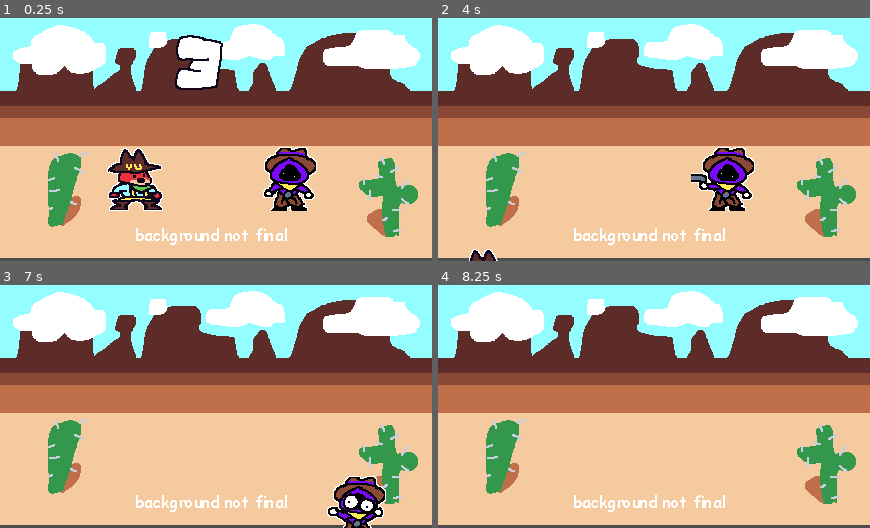
Above: before the commit, frames 1-4 (two rows, left to right).
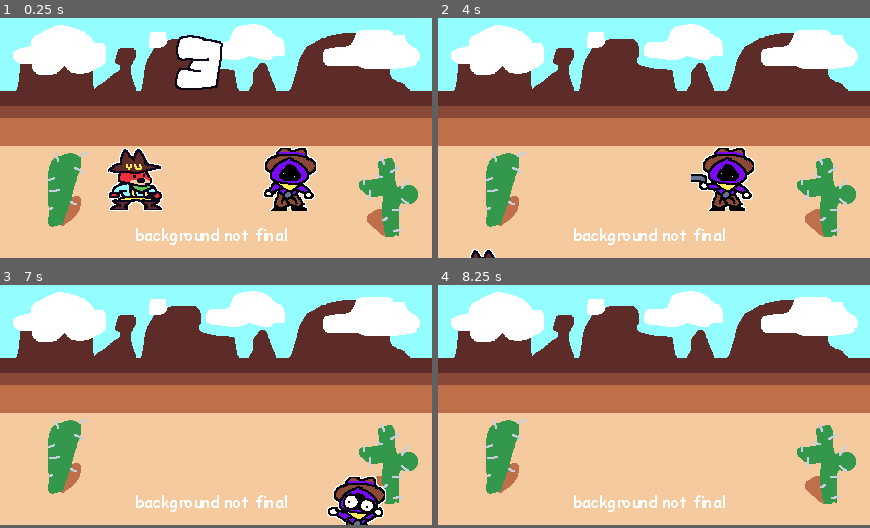
Above: after the commit, the same moments.

Repository: JUB-Yoush/scrimblo-games-vol1
Game: Godot game, scene res://games/quickdraw/src/game.tscn
Same seed, same stepped clock (60 frames per second), same inputs: the game is played once before the commit and once after it.
Inputs (mouse positions are in pixels of both pictures, inside the frame that each line leads up to):
- Up to frame 1 (0.25 s): no input
- Up to frame 2 (4 s): tap Enter at 0.5, 2.75 s; move the mouse to (749, 127) at 0.52 s; hold Right (ui_right) 0.53-1.28 s; tap Space (draw) at 0.6, 1.25, 1.35, 2.1, 2.85, 3.5, 3.6 s; click (749, 127) at 0.67 s; move the mouse to (567, 151) at 1.27 s; hold Left (ui_left) 1.28-2.03 s; move the mouse to (697, 86) at 2.02 s; hold Right (ui_right) 2.03-3.53 s; move the mouse to (632, 188) at 2.77 s; click (632, 188) at 2.92 s; move the mouse to (783, 175) at 3.52 s; hold Left (ui_left) from 3.53 s (still down)
- Up to frame 3 (7 s): move the mouse to (86, 370) at 4.27 s; tap Space (draw) at 4.35, 5.1, 5.75, 5.85, 6.6 s; tap Enter at 5 s; move the mouse to (237, 406) at 5.02 s; click (237, 406) at 5.17 s; move the mouse to (151, 345) at 5.77 s; release Left (ui_left) at 5.78 s; hold Right (ui_right) from 5.78 s (still down); move the mouse to (311, 394) at 6.52 s
- Up to frame 4 (8.25 s): move the mouse to (567, 418) at 7.27 s; tap Space (draw) at 7.35, 8.1 s; click (567, 418) at 7.42 s; move the mouse to (697, 353) at 8.02 s; release Right (ui_right) at 8.03 s; hold Left (ui_left) from 8.03 s (still down)
In our replay, the window is 432x243 before the commit and 432x240 after it. These sizes can differ from the game's own. Grey fills any space a smaller window leaves; there, only what the larger window draws over its background counts as a difference.

The runs differ from the first frame. In frame 1, only the window size differs. In frame 2, less than 0.1% of the frame differs, in the area x 7-14%, y 98-100%; in frame 3, less than 0.1%; in frame 4, only the window size differs.

Commit message:
some things

Diff:
--- /dev/null
+++ b/games/mushroom/src/game.gd
@@ -0,0 +1,36 @@
+extends Node2D
+
+@onready var player := $Player
+
+var mushroomScene:PackedScene = load("res://games/mushroom/src/mushroom.tscn")
+var collected_count = 0
+var required = 10
+var player_speed := 100.0
+var spawn_range = 250
+enum GAME_STATE {SETUP,PLAYING,DONE}
+
+var current_game_state = GAME_STATE.SETUP
+var dir:Vector2
+var shroomTimer:Timer = Timer.new()
+# Called when the node enters the scene tree for the first time.
+func _ready() -> void:
+	add_child(shroomTimer)
+	shroomTimer.timeout.connect(
+		func():
+		var newShroom = mushroomScene.instantiate()
+		newShroom.position.x = randf_range(0,spawn_range)
+		newShroom.position.y = 0
+		newShroom.collected.connect(func(): collected_count+=1)
+		add_child(newShroom)
+		shroomTimer.start(1)
+		)
+	shroomTimer.one_shot = true
+	shroomTimer.start(1)
+
+
+# Called every frame. 'delta' is the elapsed time since the previous frame.
+func _process(delta: float) -> void:
+	dir = Vector2(Input.get_action_strength("ui_right") - Input.get_action_strength("ui_left"),0)
+	player.velocity = dir * player_speed
+	player.move_and_slide()
+	pass
--- /dev/null
+++ b/games/mushroom/src/game.tscn
@@ -0,0 +1,33 @@
+[gd_scene load_steps=4 format=3 uid="uid://vw1cvy6kgiqg"]
+
+[ext_resource type="Texture2D" uid="uid://q5vh3ph1acbg" path="res://icon.svg" id="1_ml4w0"]
+[ext_resource type="Script" path="res://games/mushroom/src/game.gd" id="1_wfl7i"]
+
+[sub_resource type="RectangleShape2D" id="RectangleShape2D_yye88"]
+size = Vector2(33, 24)
+
+[node name="Game" type="Node2D"]
+script = ExtResource("1_wfl7i")
+
+[node name="Sprite2D" type="Sprite2D" parent="."]
+modulate = Color(0.295867, 0.295866, 0.295866, 1)
+position = Vector2(226, 260)
+scale = Vector2(4.54688, 1)
+texture = ExtResource("1_ml4w0")
+
+[node name="Player" type="CharacterBody2D" parent="."]
+position = Vector2(203, 180)
+metadata/_edit_group_ = true
+
+[node name="Sprite2D" type="Sprite2D" parent="Player"]
+scale = Vector2(0.2, 0.2)
+texture = ExtResource("1_ml4w0")
+
+[node name="Hitbox" type="Area2D" parent="Player"]
+
+[node name="CollisionShape2D" type="CollisionShape2D" parent="Player/Hitbox"]
+position = Vector2(-0.5, 0)
+shape = SubResource("RectangleShape2D_yye88")
+
+[node name="CollisionShape2D2" type="CollisionShape2D" parent="Player"]
+shape = SubResource("RectangleShape2D_yye88")
--- /dev/null
+++ b/games/mushroom/src/mushroom.gd
@@ -0,0 +1,21 @@
+extends Area2D
+
+
+signal collected
+var speed:float
+const SPEED_RANGE = [50,200]
+# Called when the node enters the scene tree for the first time.
+func _ready() -> void:
+	add_to_group("mushrooms")
+	speed = randf_range(SPEED_RANGE[0],SPEED_RANGE[1])
+	body_entered.emit(_on_body_entered) # not working?
+
+
+# Called every frame. 'delta' is the elapsed time since the previous frame.
+func _process(delta: float) -> void:
+	position.y += speed * delta
+
+func _on_body_entered(body:PhysicsBody2D):
+	print('area entered')
+	collected.emit()
+	queue_free()
--- /dev/null
+++ b/games/mushroom/src/mushroom.tscn
@@ -0,0 +1,19 @@
+[gd_scene load_steps=4 format=3 uid="uid://t43jqfn7t365"]
+
+[ext_resource type="Texture2D" uid="uid://q5vh3ph1acbg" path="res://icon.svg" id="1_cnpcn"]
+[ext_resource type="Script" path="res://games/mushroom/src/mushroom.gd" id="1_p13fi"]
+
+[sub_resource type="RectangleShape2D" id="RectangleShape2D_3ouku"]
+size = Vector2(12, 13)
+
+[node name="Mushroom" type="Area2D"]
+script = ExtResource("1_p13fi")
+metadata/_edit_vertical_guides_ = [250.0]
+
+[node name="Sprite2D" type="Sprite2D" parent="."]
+scale = Vector2(0.1, 0.1)
+texture = ExtResource("1_cnpcn")
+
+[node name="CollisionShape2D" type="CollisionShape2D" parent="."]
+position = Vector2(0, 0.5)
+shape = SubResource("RectangleShape2D_3ouku")
--- a/games/yiik/game.gd
+++ b/games/yiik/game.gd
@@ -3,29 +3,68 @@
 #https://youtu.be/qRPI_c9qI1o?si=GQsg6SjXqMKiYQpa
 # Called when the node enters the scene tree for the first time.
 
+
+@export var blue := Color("#4682b4")
+@export var green := Color("#639765")
+@export var red := Color("#a65455")
+
 var current_char_index:int = 1
+var sentence:String
+
+var PROMPTS = [
+	"I had known her for less than two hours when she vanished from my sight.",
+	"Sammy was gone for good, swept away as if she'd never been there at all.",
+	"A door into nothing, into a different reality, opened up and swalloed Sammy whole.",
+	"At that moment I couldn't think, I couldn't breathe.",
+	"All I could do was replay the scene of her being pulled into obscurity by nothing",
+	"There one second and gone the next",
+]
+var prompt_index = 0
 @onready var richTextLabel:RichTextLabel = $Panel/RichTextLabel
 signal game_over(result)
 func _ready() -> void:
-	current_char_index = 1
+	richTextLabel.text = PROMPTS[0]
+	sentence = richTextLabel.text
+	current_char_index = 0
 	pass # Replace with function body.
-
-# Called every frame. 'delta' is the elapsed time since the previous frame.
-func _process(delta: float) -> void:
-	pass
 
 func _unhandled_input(event: InputEvent) -> void:
 	if event is InputEventKey and event.is_pressed():
 		var typed_event = event as InputEventKey
 		var key_typed = PackedByteArray([typed_event.unicode]).get_string_from_utf8()
-		var next_char = richTextLabel.substr(current_char_index,1)
-		print("next char is %s",next_char)
+		var next_char = sentence.substr(current_char_index,1)
+		print(next_char)
+		print("next char is "+next_char)
 		if key_typed == next_char:
-			print("typed %s" % key_typed)
+			print("typed "+ key_typed)
 			current_char_index+=1
-			if current_char_index == richTextLabel.length():
+			set_next_char(current_char_index)
+			if current_char_index == sentence.length():
+				change_prompt()
 				game_over.emit(1)
 		else:
-			print("wrong char of %s instead of %s" % key_typed, next_char)
-		next_char = richTextLabel.substr(current_char_index,1)
-		print("next char is %s",next_char)
+			print("wrong char of instead of" ,  key_typed, next_char)
+		next_char = sentence.substr(current_char_index,1)
+		print("next char is",next_char)
+
+func set_next_char(next_char_index:int) -> void:
+	var blue_text = get_bbcode_color_tag(blue) + sentence.substr(0,next_char_index) + get_bbcode_end_color_tag()
+	var green_text = get_bbcode_color_tag(green) + sentence.substr(next_char_index,1) + get_bbcode_end_color_tag()
+	var red_text = ""
+	if next_char_index != sentence.length():
+		red_text = get_bbcode_color_tag(red) + sentence.substr(next_char_index+1, sentence.length() - next_char_index +1) + get_bbcode_end_color_tag()
+	richTextLabel.parse_bbcode(blue_text + green_text + red_text)
+
+
+func get_bbcode_color_tag(color:Color) -> String:
+	return "[color=#" + color.to_html(false) + "]"
+
+func get_bbcode_end_color_tag() -> String:
+	return "[/color]"
+
+func change_prompt():
+	prompt_index += 1
+	richTextLabel.text = PROMPTS[prompt_index]
+	sentence = richTextLabel.text
+	current_char_index = 0
+	set_next_char(current_char_index)
--- a/games/yiik/game.tscn
+++ b/games/yiik/game.tscn
@@ -13,7 +13,7 @@
 metadata/_edit_group_ = true
 
 [node name="RichTextLabel" type="RichTextLabel" parent="Panel"]
+layout_mode = 0
 offset_right = 283.0
 offset_bottom = 101.0
 bbcode_enabled = true
-text = "On April 4th, 1999 I arrived home from school. I had just graduated."
--- a/project.godot
+++ b/project.godot
@@ -18,7 +18,7 @@
 [display]
 
 window/size/viewport_width=432
-window/size/viewport_height=243
+window/size/viewport_height=240
 window/stretch/mode="viewport"
 window/stretch/scale_mode="integer"
 
